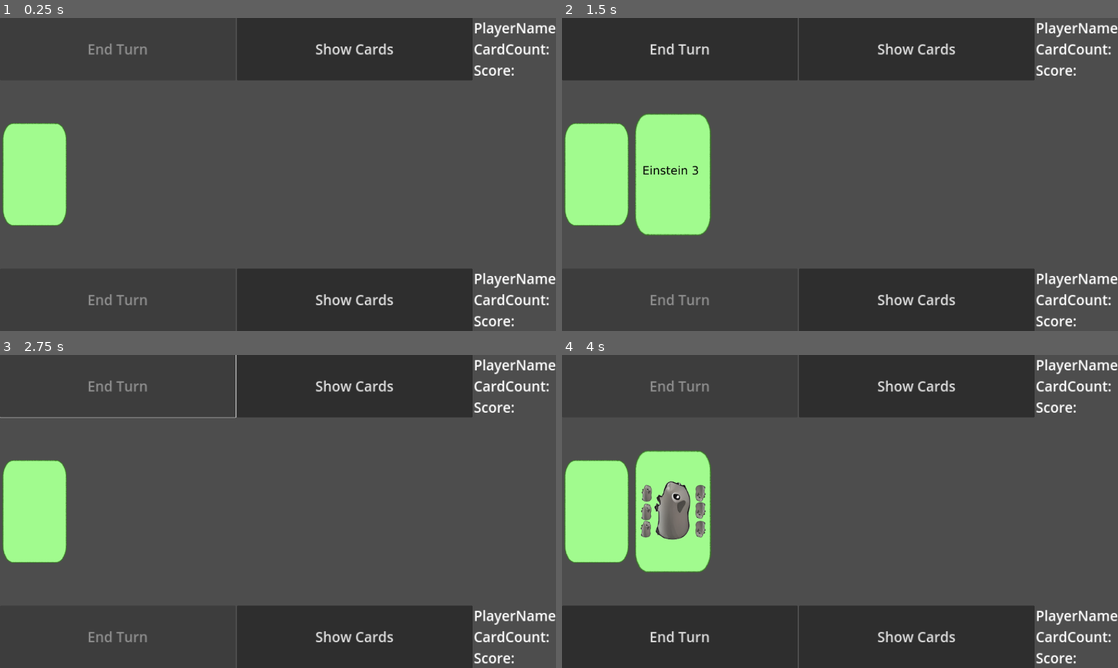
Above: before the commit, frames 1-4 (two rows, left to right).
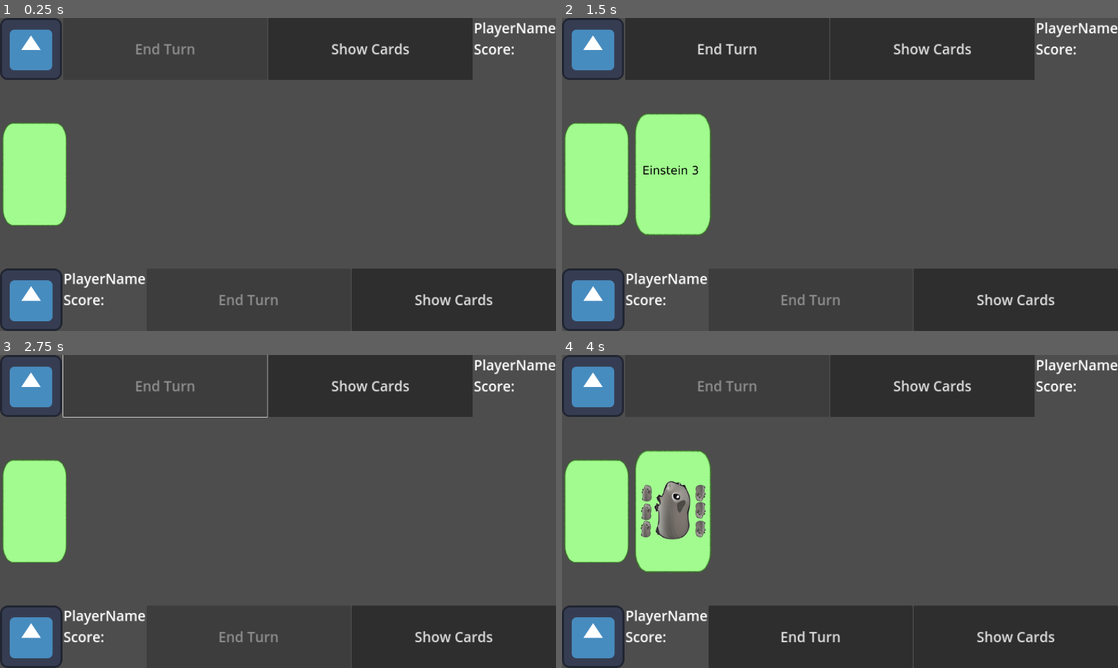
Above: after the commit, the same moments.

Repository: ElQDuck/guinea-piggies
Game: Godot game, scene res://scenes/main.tscn
Same seed, same stepped clock (60 frames per second), same inputs: the game is played once before the commit and once after it. The engine's default icon, where the game draws it, is replaced by a stand-in: a white triangle on a blue panel in a dark square.
Inputs (mouse positions are in pixels of both pictures, inside the frame that each line leads up to):
- Up to frame 1 (0.25 s): no input
- Up to frame 2 (1.5 s): click "Show Cards" at 0.5 s; click (595, 174) at 1.25 s
- Up to frame 3 (2.75 s): click "End Turn" at 2 s
- Up to frame 4 (4 s): click "Show Cards" at 2.75 s; click (595, 511) at 3.5 s

The runs differ from the first frame. In frame 1, 7.6% of the frame differs, in the area x 0-100%, y 0-100%; in frame 2, 8.6%; in frame 3, 7.9%; in frame 4, 11%.

Commit message:
feat: add player image

Diff:
--- a/scenes/main.tscn
+++ b/scenes/main.tscn
@@ -38,6 +38,13 @@
 layout_mode = 2
 size_flags_vertical = 3
 
+[node name="ProfileImage" type="TextureRect" parent="TableUi/VBoxContainer/Player1"]
+layout_mode = 2
+size_flags_horizontal = 4
+texture = ExtResource("6_hkrqt")
+expand_mode = 3
+stretch_mode = 5
+
 [node name="EndTurn" type="Button" parent="TableUi/VBoxContainer/Player1"]
 layout_mode = 2
 size_flags_horizontal = 3
@@ -54,10 +61,6 @@
 [node name="PlayerName" type="Label" parent="TableUi/VBoxContainer/Player1/VBoxContainer"]
 layout_mode = 2
 text = "PlayerName"
-
-[node name="CardsCount" type="Label" parent="TableUi/VBoxContainer/Player1/VBoxContainer"]
-layout_mode = 2
-text = "CardCount: "
 
 [node name="Score" type="Label" parent="TableUi/VBoxContainer/Player1/VBoxContainer"]
 layout_mode = 2
@@ -88,6 +91,24 @@
 layout_mode = 2
 size_flags_vertical = 3
 
+[node name="ProfileImage" type="TextureRect" parent="TableUi/VBoxContainer/Player2"]
+layout_mode = 2
+size_flags_horizontal = 4
+texture = ExtResource("6_hkrqt")
+expand_mode = 3
+stretch_mode = 5
+
+[node name="VBoxContainer" type="VBoxContainer" parent="TableUi/VBoxContainer/Player2"]
+layout_mode = 2
+
+[node name="PlayerName" type="Label" parent="TableUi/VBoxContainer/Player2/VBoxContainer"]
+layout_mode = 2
+text = "PlayerName"
+
+[node name="Score" type="Label" parent="TableUi/VBoxContainer/Player2/VBoxContainer"]
+layout_mode = 2
+text = "Score:"
+
 [node name="EndTurn" type="Button" parent="TableUi/VBoxContainer/Player2"]
 layout_mode = 2
 size_flags_horizontal = 3
@@ -97,21 +118,6 @@
 layout_mode = 2
 size_flags_horizontal = 3
 text = "Show Cards"
-
-[node name="VBoxContainer" type="VBoxContainer" parent="TableUi/VBoxContainer/Player2"]
-layout_mode = 2
-
-[node name="PlayerName" type="Label" parent="TableUi/VBoxContainer/Player2/VBoxContainer"]
-layout_mode = 2
-text = "PlayerName"
-
-[node name="CardsCount" type="Label" parent="TableUi/VBoxContainer/Player2/VBoxContainer"]
-layout_mode = 2
-text = "CardCount: "
-
-[node name="Score" type="Label" parent="TableUi/VBoxContainer/Player2/VBoxContainer"]
-layout_mode = 2
-text = "Score:"
 
 [node name="DiceSelectionUi" type="CanvasLayer" parent="."]
 visible = false
--- a/scripts/Player1.gd
+++ b/scripts/Player1.gd
@@ -1,5 +1,7 @@
 extends Node2D
 
+@export var Name: String
+@export var ProfileImage: int
 @export var Active: bool = true
 @export var CardsInHand: Array = []
 @export var TotalScore: int = 0
--- a/scripts/Player2.gd
+++ b/scripts/Player2.gd
@@ -1,5 +1,7 @@
 extends Node2D
 
+@export var Name: String
+@export var ProfileImage: int
 @export var Active: bool = false
 @export var CardsInHand: Array = []
 @export var TotalScore: int = 0
